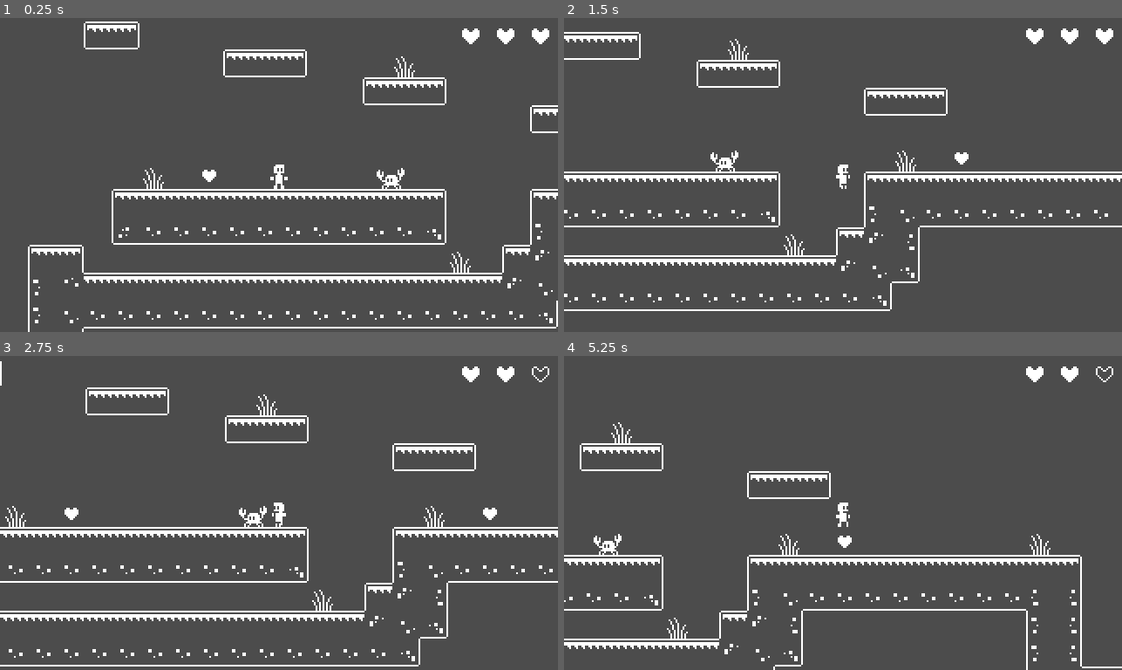
Above: before the commit, frames 1-4 (two rows, left to right).
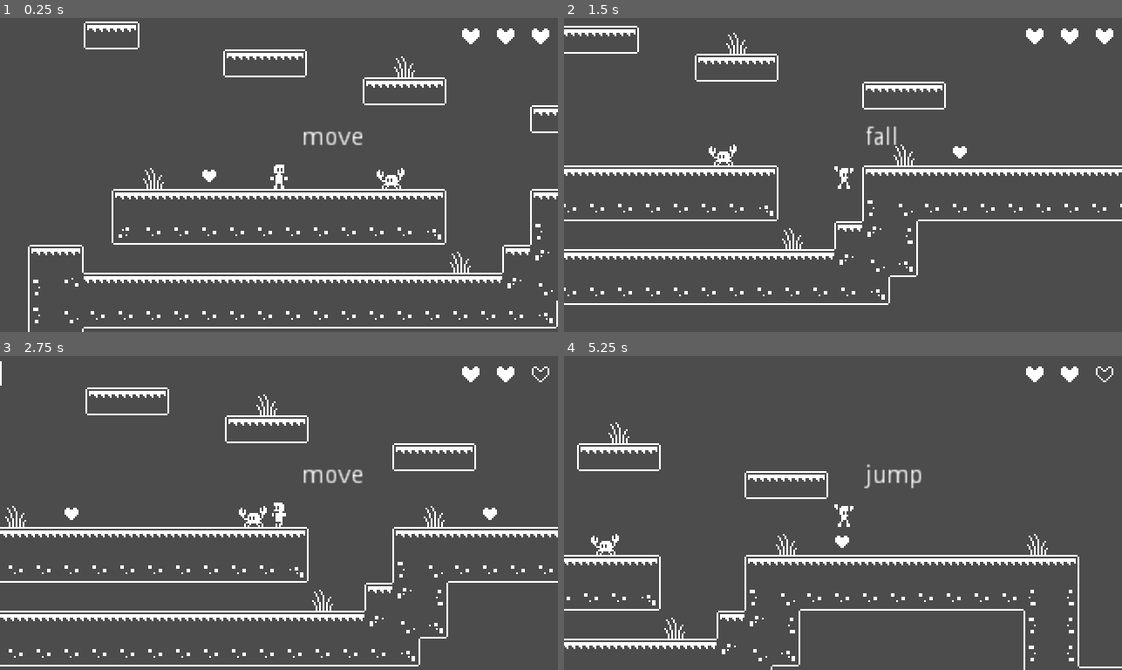
Above: after the commit, the same moments.

Repository: catos/godot-projects
Game: Godot game, scene res://World.tscn
Same seed, same stepped clock (60 frames per second), same inputs: the game is played once before the commit and once after it.
Inputs:
- Up to frame 1 (0.25 s): no input
- Up to frame 2 (1.5 s): tap Enter at 0.5 s; hold Right (ui_right) from 0.53 s (still down); tap Space (jump) at 0.6, 0.77, 1.07, 1.35 s
- Up to frame 3 (2.75 s): tap Space (jump) at 1.52, 1.82, 2.1 s; release Right (ui_right) at 2.03 s; hold Left (ui_left) from 2.03 s (still down)
- Up to frame 4 (5.25 s): release Left (ui_left) at 2.78 s; hold Right (ui_right) 2.78-4.28 s; tap Space (jump) at 2.85, 3.02, 3.32, 3.6, 3.77, 4.07, 4.35, 4.52, 4.82, 5.1 s; hold Left (ui_left) 4.28-5.03 s; hold Right (ui_right) from 5.03 s (still down)

The runs differ from the first frame. In frame 1, 0.3% of the frame differs, in the area x 54-65%, y 36-41%; in frame 2, 10%, in the area x 0-100%, y 2-94%; in frame 3, 0.3%; in frame 4, 3.5%.

Commit message:
fall state & crouch jump

Diff:
--- a/My Platformer/CameraController.gd
+++ b/My Platformer/CameraController.gd
@@ -9,6 +9,6 @@
 	target_node = get_node(target_path)
 	self.position = target_node.position
 
-func _process(delta):
+func _process(_delta):
 	self.position = target_node.position
 #	self.position = lerp(self.position, target_node.position, lerp_speed * delta)
--- a/My Platformer/Player.gd
+++ b/My Platformer/Player.gd
@@ -1,12 +1,13 @@
 extends KinematicBody2D
 class_name Player
 
-enum STATES { move, jump, crouch }
+enum STATES { move, jump, fall, crouch }
 
 onready var collisionShape := $CollisionShape2D
 onready var animatedSprite := $AnimatedSprite
 onready var coyoteJumpTimer := $CoyoteJumpTimer
 onready var healthLossTimer := $HealthLossTimer
+onready var debug := $Debug
 
 export (float, 0, 1.0) var friction = 0.2
 export (float, 0, 1.0) var acceleration = 0.25
@@ -31,32 +32,34 @@
 	input.x = Input.get_axis("ui_left", "ui_right")
 	input.y = Input.get_axis("ui_up", "ui_down")
 
-	velocity.y += gravity * delta
-	velocity.y = min(velocity.y, max_gravity)
+	update_velocity(delta)
+
+	# Flip sprite if input
+	if input.x != 0:
+		animatedSprite.flip_h = input.x < 0
+
 
 	match state:
-		STATES.move: move_state(delta)
-		STATES.jump: jump_state(delta)
-		STATES.crouch: crouch_state(delta)
+		STATES.move:
+			debug.text = "move"
+			move_state(delta)
+		STATES.jump:
+			debug.text = "jump"
+			jump_state(delta)
+		STATES.fall:
+			debug.text = "fall"
+			jump_state(delta)
+		STATES.crouch:
+			debug.text = "crouch"
+			crouch_state(delta)
 
-func move_state(delta):
-	# Acceleration and friction
-	if input.x != 0:
-		var acc_weight = acceleration if is_on_floor() else acceleration * .5
-		velocity.x = lerp(velocity.x, input.x * speed, acc_weight)
-	else:
-		var friction_weight = friction if is_on_floor() else friction * .25
-		velocity.x = lerp(velocity.x, 0, friction_weight)
-
+func move_state(_delta):
 	var was_on_floor = is_on_floor()
 	velocity = move_and_slide(velocity, Vector2.UP)
 	var just_left_floor = was_on_floor and not is_on_floor()
 	if just_left_floor and velocity.y >= 0:
 		coyote_jump = true
 		coyoteJumpTimer.start()
-
-	if input.x != 0:
-		animatedSprite.flip_h = input.x < 0
 
 	var can_jump = is_on_floor() or coyote_jump
 	if can_jump && Input.is_action_just_pressed("jump"):
@@ -71,28 +74,47 @@
 	elif input.x != 0:
 		animatedSprite.animation = "Run"
 
-func jump_state(delta):
+func jump_state(_delta):
+	velocity = move_and_slide(velocity, Vector2.UP)
+	animatedSprite.animation = "Jump"
+
+	if velocity.y > 0:
+		state = STATES.fall
+
 	if is_on_floor():
 		state = STATES.move
 
-	velocity = move_and_slide(velocity, Vector2.UP)
+func fall_state(_delta):
+	animatedSprite.animation = "Fall"
 
-	# Set animation
-	if velocity.y < 0:
-		animatedSprite.animation = "Jump"
-	elif velocity.y > 0:
-		animatedSprite.animation = "Fall"
+	if is_on_floor():
+		state = STATES.move
 
 func crouch_state(delta):
-#	collisionShape.set_shape(RectangleShape2D(2, 3))
+#	collisionShape.extents = Vector2(2, 3)
+	animatedSprite.animation = "Crouch"
+
+	if Input.is_action_just_pressed("jump"):
+		state = STATES.jump
+		jump(1.2)
 
 	if Input.is_action_just_released("ui_down"):
 		state = STATES.move
 
-	animatedSprite.animation = "Crouch"
+func update_velocity(delta):
+	velocity.y += gravity * delta
+	velocity.y = min(velocity.y, max_gravity)
 
-func jump():
-	velocity.y = -jump_force
+	# Acceleration and friction
+	if input.x != 0:
+		var acc_weight = acceleration if is_on_floor() else acceleration * .5
+		velocity.x = lerp(velocity.x, input.x * speed, acc_weight)
+	else:
+		var friction_weight = friction if is_on_floor() else friction * .25
+		velocity.x = lerp(velocity.x, 0, friction_weight)
+
+func jump(force_modifier = 1.0):
+	velocity.y = -jump_force * force_modifier
 
 func collided_with_enemy(damage, otherPosition):
 	print(healthLossTimer.get_time_left())
--- a/My Platformer/Player.tscn
+++ b/My Platformer/Player.tscn
@@ -1,26 +1,26 @@
-[gd_scene load_steps=12 format=2]
+[gd_scene load_steps=11 format=2]
 
 [ext_resource path="res://GFX/white-platformer-tileset.png" type="Texture" id=1]
 [ext_resource path="res://Player.gd" type="Script" id=2]
 
 [sub_resource type="RectangleShape2D" id=1]
-extents = Vector2( 2, 6.5 )
+extents = Vector2( 2, 7 )
 
 [sub_resource type="AtlasTexture" id=10]
 atlas = ExtResource( 1 )
-region = Rect2( 96, 64, 16, 16 )
+region = Rect2( 160, 48, 16, 16 )
 
-[sub_resource type="AtlasTexture" id=7]
+[sub_resource type="AtlasTexture" id=11]
 atlas = ExtResource( 1 )
-region = Rect2( 80, 48, 16, 16 )
+region = Rect2( 144, 48, 16, 16 )
 
 [sub_resource type="AtlasTexture" id=2]
 atlas = ExtResource( 1 )
 region = Rect2( 64, 48, 16, 16 )
 
-[sub_resource type="AtlasTexture" id=9]
+[sub_resource type="AtlasTexture" id=12]
 atlas = ExtResource( 1 )
-region = Rect2( 80, 48, 16, 16 )
+region = Rect2( 144, 48, 16, 16 )
 
 [sub_resource type="AtlasTexture" id=3]
 atlas = ExtResource( 1 )
@@ -30,10 +30,6 @@
 atlas = ExtResource( 1 )
 region = Rect2( 96, 48, 16, 16 )
 
-[sub_resource type="AtlasTexture" id=5]
-atlas = ExtResource( 1 )
-region = Rect2( 112, 48, 16, 16 )
-
 [sub_resource type="SpriteFrames" id=6]
 animations = [ {
 "frames": [ SubResource( 10 ) ],
@@ -41,7 +37,7 @@
 "name": "Crouch",
 "speed": 5.0
 }, {
-"frames": [ SubResource( 7 ) ],
+"frames": [ SubResource( 11 ) ],
 "loop": true,
 "name": "Fall",
 "speed": 5.0
@@ -51,12 +47,12 @@
 "name": "Idle",
 "speed": 5.0
 }, {
-"frames": [ SubResource( 9 ) ],
+"frames": [ SubResource( 12 ) ],
 "loop": true,
 "name": "Jump",
 "speed": 5.0
 }, {
-"frames": [ SubResource( 3 ), SubResource( 4 ), SubResource( 5 ) ],
+"frames": [ SubResource( 3 ), SubResource( 4 ) ],
 "loop": true,
 "name": "Run",
 "speed": 5.0
@@ -67,7 +63,7 @@
 script = ExtResource( 2 )
 
 [node name="CollisionShape2D" type="CollisionShape2D" parent="."]
-position = Vector2( 0, 1.5 )
+position = Vector2( 0, 1 )
 shape = SubResource( 1 )
 
 [node name="AnimatedSprite" type="AnimatedSprite" parent="."]
@@ -81,4 +77,11 @@
 [node name="HealthLossTimer" type="Timer" parent="."]
 one_shot = true
 
+[node name="Debug" type="Label" parent="."]
+margin_left = 13.0
+margin_top = -28.0
+margin_right = 53.0
+margin_bottom = -14.0
+text = "State"
+
 [connection signal="timeout" from="CoyoteJumpTimer" to="." method="_on_CoyoteJumpTimer_timeout"]
--- a/My Platformer/UI/HeartBar.gd
+++ b/My Platformer/UI/HeartBar.gd
@@ -4,7 +4,9 @@
 var heart_empty = preload("res://GFX/heart-empty.png")
 
 func _ready():
-	Events.connect("update_player_health", self, "update_health")
+	var error = Events.connect("update_player_health", self, "update_health")
+	if error:
+		print(error)
 
 func update_health(value):
 	for i in get_child_count():
Binary file changed: My Platformer/GFX/white-platformer-tileset.png
